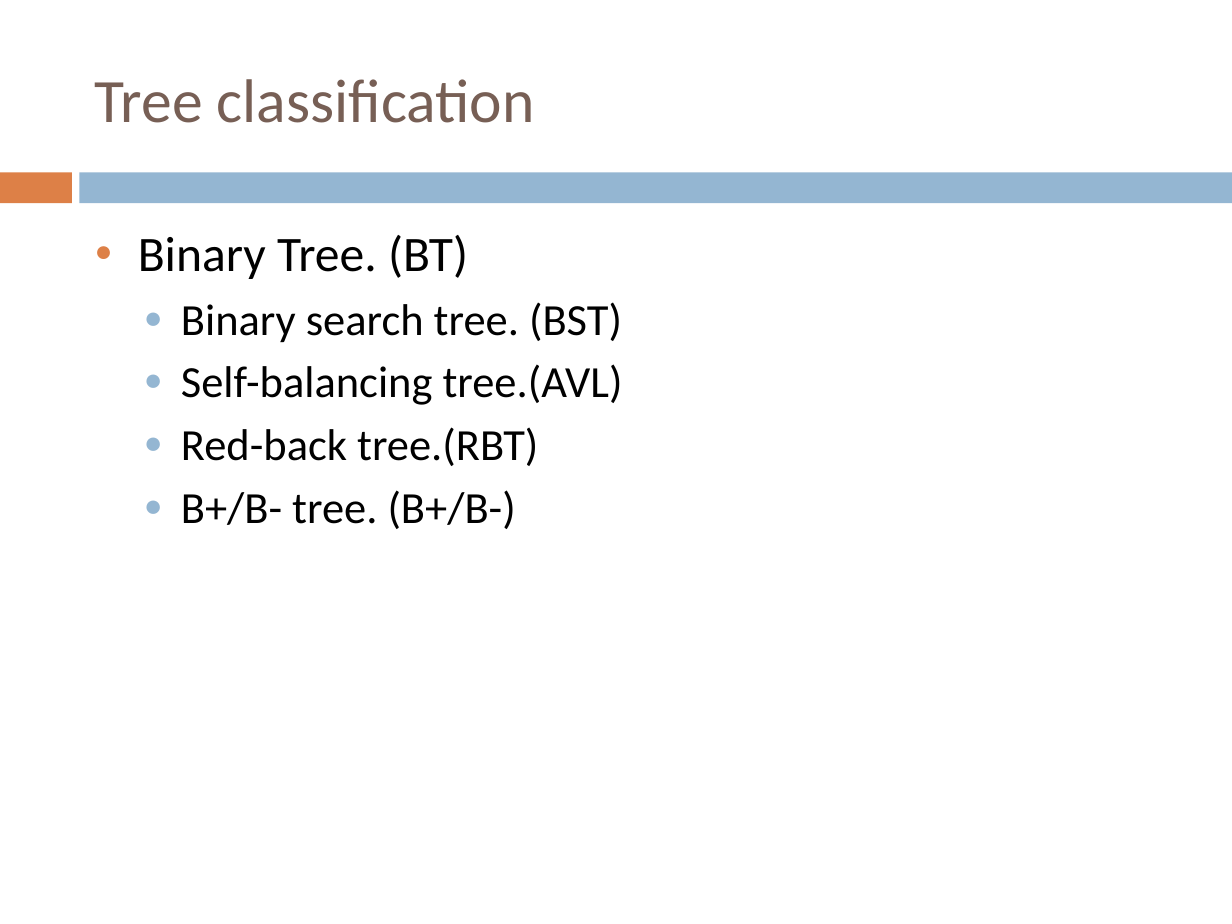
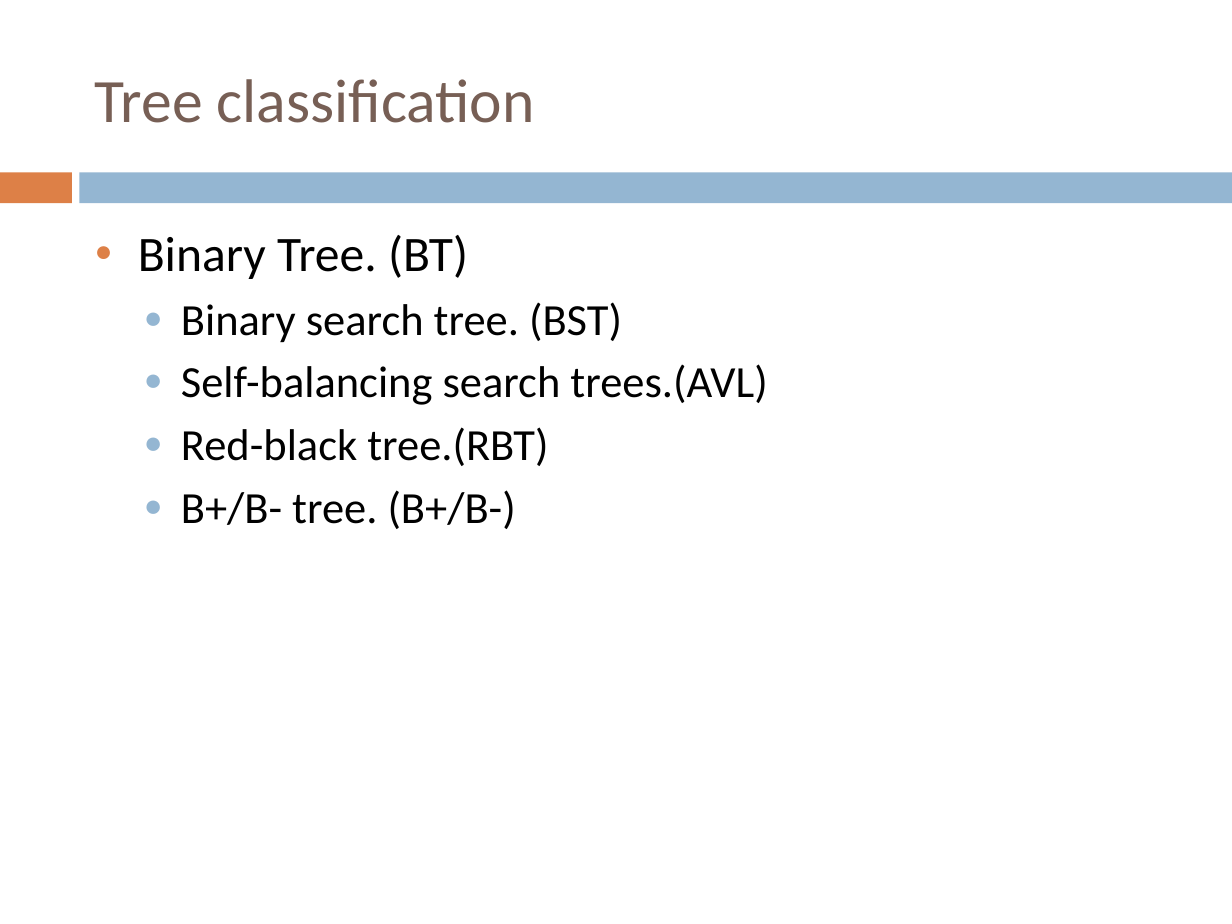
Before and after one commit to sundyCoder/CSK, a slide deck: slide 2 of 3@CSDS/PPT/4@tree.pptx. Drawn at 1232x924 pixels with LibreOffice and Linux fonts; fonts in the diff are those of the drawing. Boxes give left, top, right and bottom in pixels: in the first picture for what was removed or moved away, otherwise in the second. Text is boxed around its words. In the diff, an @@ line names an element or a change of style, - is before the commit and + after.

Commit message:
update

```diff
--- a/3@CSDS/PPT/4@tree.pptx
+++ b/3@CSDS/PPT/4@tree.pptx
@@ text at [181,364,767,466]: text changed @@
-  ● Self-balancing tree.(AVL)
-  ● Red-back tree.(RBT)
+  ● Self-balancing search trees.(AVL)
+  ● Red-black tree.(RBT)
```
